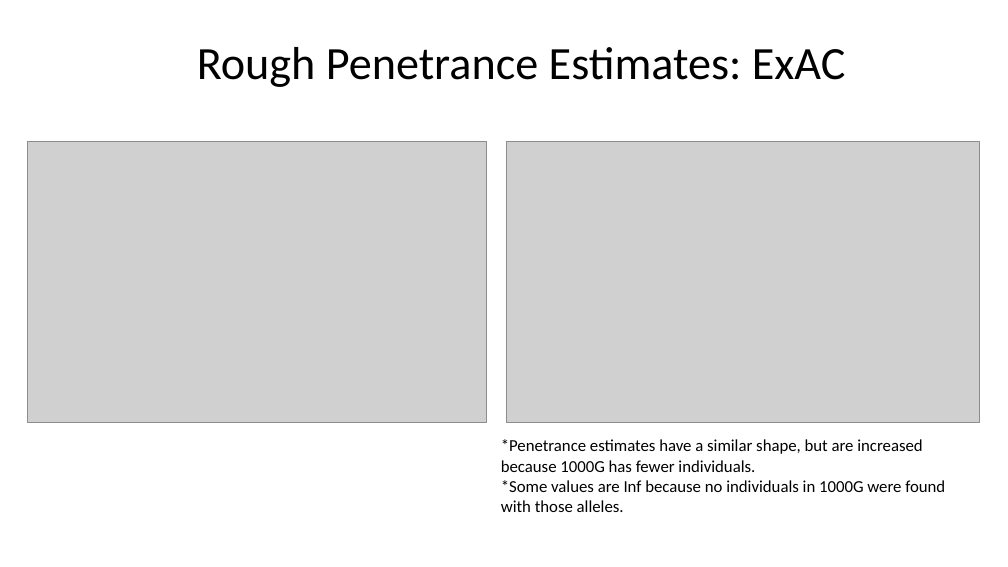
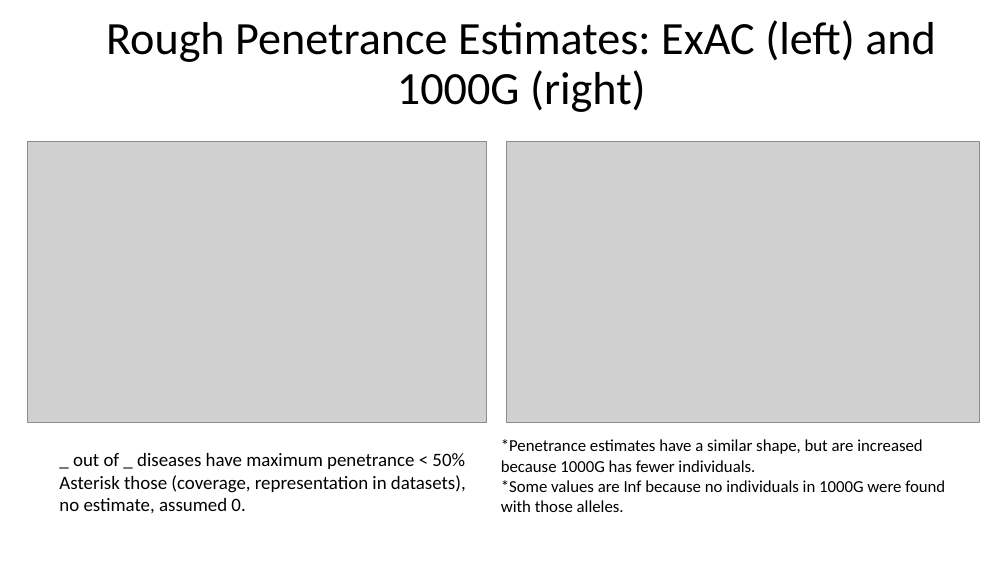
Before and after one commit to dfan/HST-2016, a slide deck: slide 23 of week_6/For_Zak.pptx (slide 28 before the commit). Drawn at 1008x567 pixels with LibreOffice and Linux fonts; fonts in the diff are those of the drawing; grey boxes stand for pictures. Boxes give left, top, right and bottom in pixels: in the first picture for what was removed or moved away, otherwise in the second. Text is boxed around its words. In the diff, an @@ line names an element or a change of style, - is before the commit and + after.

```diff
--- a/week_6/For_Zak.pptx
+++ b/week_6/For_Zak.pptx
@@ title at (106, 20, 936, 112): text changed @@
-Rough Penetrance Estimates: ExAC
+Rough Penetrance Estimates: ExAC (left) and 1000G (right)
@@ text added at (59, 453, 466, 513), 18 pt, text #000000 @@
+_ out of _ diseases have maximum penetrance < 50%
+Asterisk those (coverage, representation in datasets), no estimate, assumed 0.
```
Also in this commit, not shown: 8 other slides changed, 4 slides added, 9 slides removed, 23 other files.
